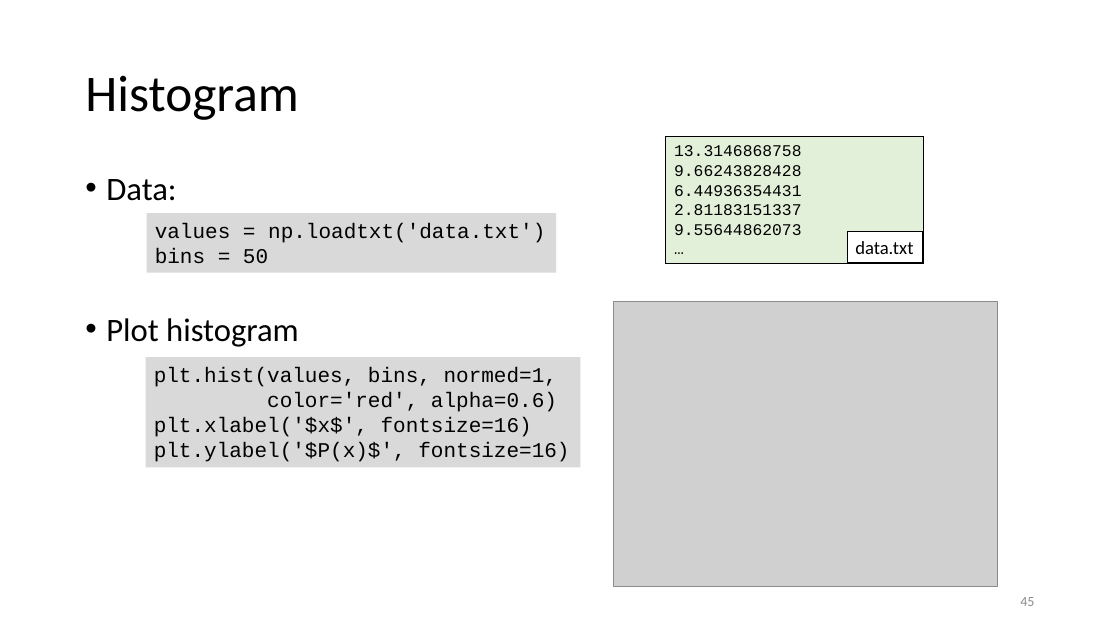
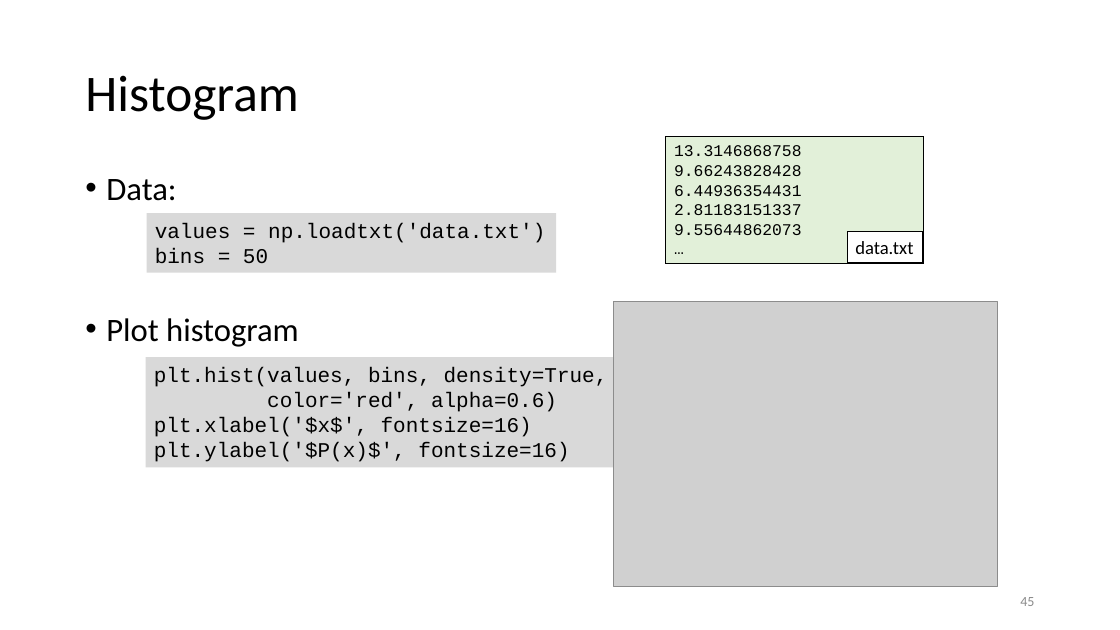
Before and after one commit to gjbex/Scientific-Python, a slide deck: slide 45 of scientific_python.pptx. Drawn at 1120x630 pixels with LibreOffice and Linux fonts; fonts in the diff are those of the drawing; grey boxes stand for pictures. Boxes give left, top, right and bottom in pixels: in the first picture for what was removed or moved away, otherwise in the second. Text is boxed around its words. In the diff, an @@ line names an element or a change of style, - is before the commit and + after.

Commit message:
Modernize histogram API usage

```diff
--- a/scientific_python.pptx
+++ b/scientific_python.pptx
@@ rectangle "plt.hist(values, bins, density=True,": place and size @@
-rectangle "plt.hist(values, bins, density=True," at box(145, 357, 581, 467)
+rectangle "plt.hist(values, bins, density=True," at box(145, 357, 618, 467)
@@ text in rectangle at box(154, 367, 608, 387): text changed @@
-plt.hist(values, bins, normed=1,
+plt.hist(values, bins, density=True,
```
Also in this commit, not shown: 1 other slide changed.
